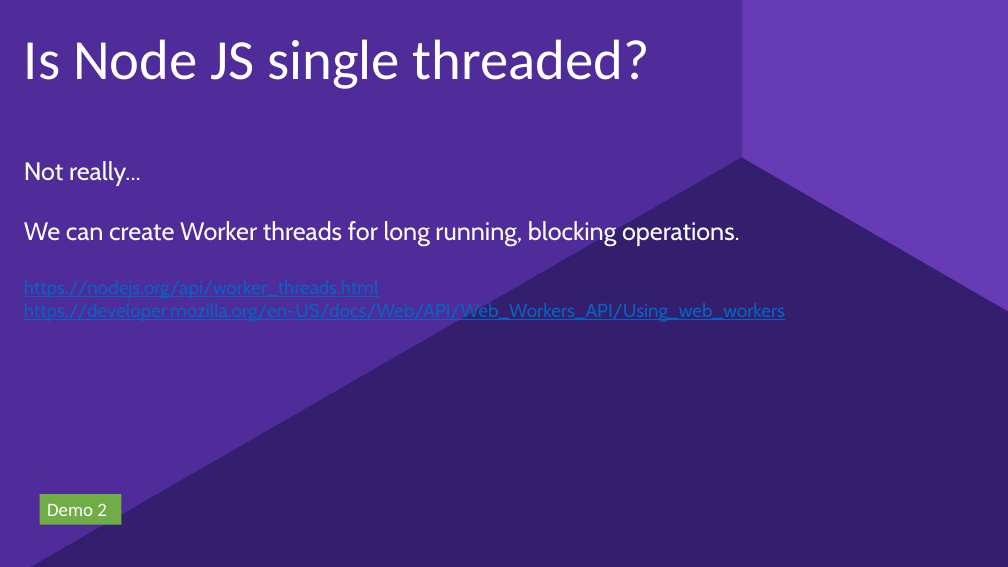
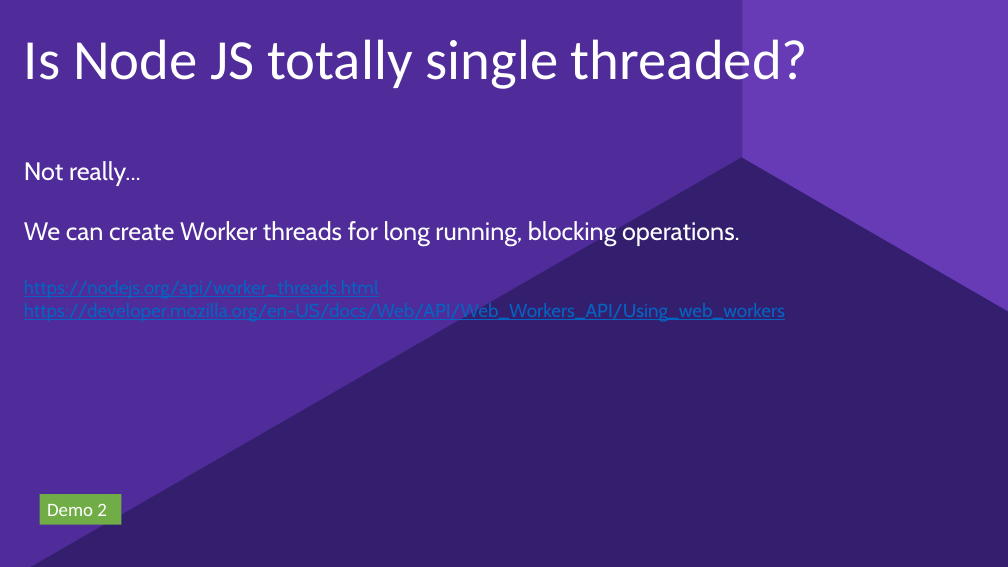
Before and after one commit to kjocevicius/nodejs-demo, a slide deck: slide 12 of nodejs.pptx. Drawn at 1008x567 pixels with LibreOffice and Linux fonts; fonts in the diff are those of the drawing; background and template pictures are left out. Boxes give left, top, right and bottom in pixels: in the first picture for what was removed or moved away, otherwise in the second. Text is boxed around its words. In the diff, an @@ line names an element or a change of style, - is before the commit and + after.

Commit message:
pptx update

```diff
--- a/nodejs.pptx
+++ b/nodejs.pptx
@@ title at <box>24,39,808,89</box>: text changed @@
-Is Node JS single threaded?
+Is Node JS totally single threaded?
```
Also in this commit, not shown: 2 other slides changed.
